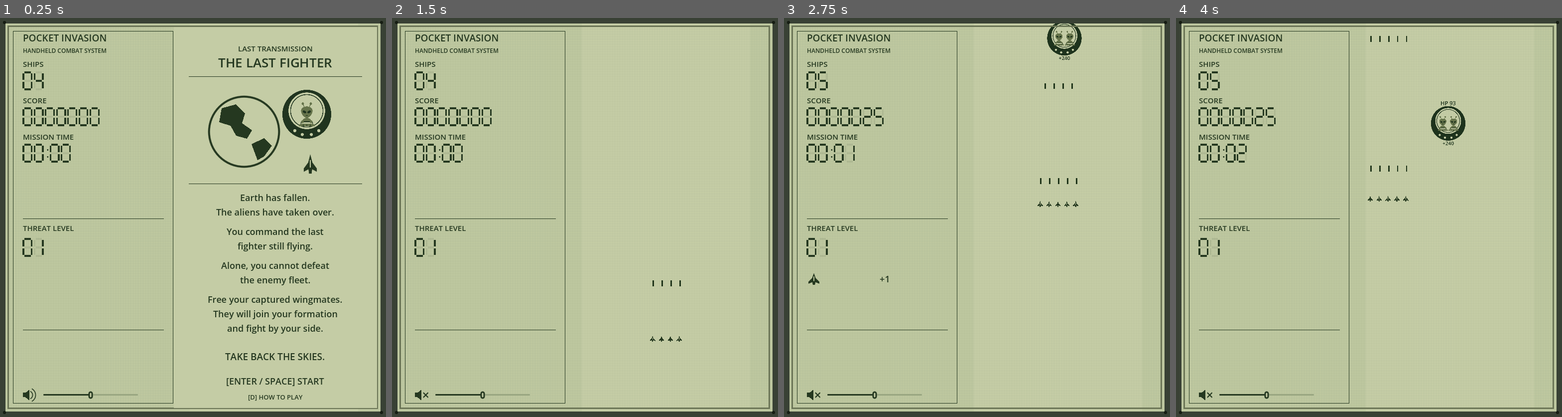
Above: before the commit, frames 1-4 (left to right).
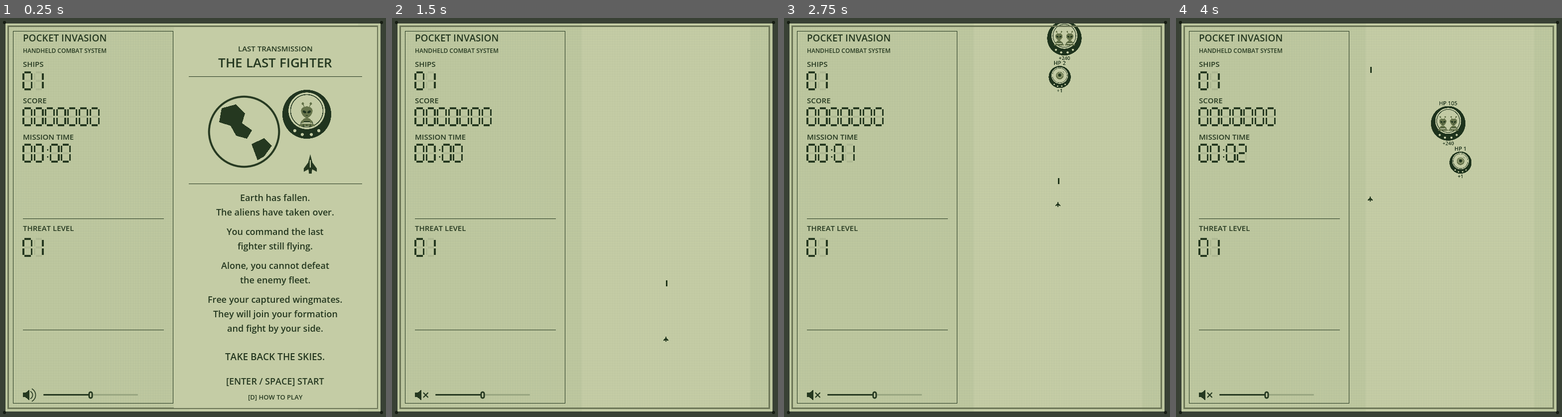
Above: after the commit, the same moments.

Repository: barmassimo/pocket-invasion
Game: Godot game, scene res://scenes/main.tscn
The game is run twice, just before and just after one commit, with the same random seed, the same clock (stepped at 60 frames per second) and the same inputs.
Inputs (mouse positions are in pixels of both pictures, inside the frame that each line leads up to):
- Up to frame 1 (0.25 s): no input
- Up to frame 2 (1.5 s): click (422, 393) at 0.5 s; tap Enter at 1.25, 1.35 s; move the mouse to (565, 297) at 1.27 s; hold W from 1.28 s (still down); click (565, 297) at 1.42 s
- Up to frame 3 (2.75 s): keep holding W; tap Space at 1.52, 1.55, 1.82, 2.1, 2.27, 2.57 s; move the mouse to (1092, 277) at 2.02 s; tap Enter at 2.3 s
- Up to frame 4 (4 s): move the mouse to (1253, 157) at 2.77 s; release W at 2.78 s; hold Left from 2.78 s (still down); tap Enter at 2.85, 3.8 s; tap Space at 3.05, 3.77 s; move the mouse to (1388, 217) at 3.52 s; tap Ctrl at 3.6 s; click (1388, 217) at 3.67 s

The runs differ from the first frame. In frame 1, less than 0.1% of the frame differs, in the area x 8-11%, y 13-16%; in frame 2, less than 0.1%; in frame 3, 0.4%; in frame 4, 0.4%, in the area x 8-77%, y 4-46%.

Commit message:
Start with a lone fighter and widen large fleets

Diff:
--- a/game/scripts/checks.gd
+++ b/game/scripts/checks.gd
@@ -209,13 +209,33 @@
 	for time: float in [0.0, 89.99, 90.0, 180.0, 270.0, 1800.0]:
 		game.reset_run(true, 123)
 		game.elapsed = time
-		for i: int in range(120):
+		for i: int in range(124 - Rules.START_SOLDIERS):
 			game.add_soldier()
 		game.arrange()
 		limits_valid = limits_valid and game.squad.size() == 124 and game.soldier_batches[0].multimesh.visible_instance_count == 124
 	check(limits_valid, "Fleet grows beyond 48 with every ship rendered at all survival times")
-	game.reset_run(true, 123)
-	check(game.squad.size() == Rules.START_SOLDIERS and game.elapsed == 0.0 and Rules.difficulty_time(game.elapsed) == 60.0 and Rules.threat_level(game.elapsed) == 1, "Restart restores four ships, internal level two and displayed level one")
+	check(Rules.formation_columns(32) == 8 and Rules.formation_columns(33) == 9 and Rules.formation_columns(40) == 9 and Rules.formation_columns(41) == 10, "Formation starts widening above 32 ships, adding a column per eight reinforcements")
+	var widening_valid: bool = true
+	var previous_limit: float = Rules.movement_limit(32)
+	for count: int in range(33, 257):
+		var limit: float = Rules.movement_limit(count)
+		widening_valid = widening_valid and limit > 0.0 and limit <= previous_limit
+		for offset: Vector3 in Rules.offsets(count):
+			widening_valid = widening_valid and absf(offset.x) + limit + 0.3 <= Rules.ROAD_HALF + 0.00001
+		previous_limit = limit
+	check(widening_valid and Rules.movement_limit(64) < Rules.movement_limit(32), "Growing fleets lose lateral escape room while every ship stays inside the course")
+	game.reset_run(true, 123)
+	for i: int in range(41 - Rules.START_SOLDIERS):
+		game.add_soldier()
+	game.player_x = Rules.movement_limit(32)
+	game.arrange()
+	check(is_equal_approx(game.player_x, Rules.movement_limit(41)), "Widening after reinforcements clamps the fleet back inside the border")
+	while game.squad.size() > 32:
+		game.squad.pop_back().free()
+	game.arrange()
+	check(Rules.formation_columns(game.squad.size()) == 8 and Rules.movement_limit(32) > Rules.movement_limit(41), "Losses below the threshold restore compact width and lateral escape room")
+	game.reset_run(true, 123)
+	check(game.squad.size() == 1 and game.elapsed == 0.0 and Rules.difficulty_time(game.elapsed) == 60.0 and Rules.threat_level(game.elapsed) == 1, "Restart restores one lone ship, internal level two and displayed level one")
 	game.reset_run(true, 123)
 	var small: CourseTarget = game.spawn_target(-3, -4, 0, Rules.target_health(0, 20, 1.0, 0), Rules.target_reward(0, 0), 0)
 	var large: CourseTarget = game.spawn_target(3, -4, 0, Rules.target_health(0, 20, 1.0, 2), Rules.target_reward(0, 2), 2)
@@ -239,7 +259,7 @@
 	check(game.squad.size() == Rules.START_SOLDIERS + 4, "Destroying large reinforcement target grants its four-soldier reward")
 	game.reset_run(true, 123)
 	game.elapsed = 270.0
-	for i: int in range(44):
+	for i: int in range(48 - Rules.START_SOLDIERS):
 		game.add_soldier()
 	game.arrange()
 	var command: CourseTarget = game.spawn_target(0, -15, 0, 1, Rules.target_reward(0, 4), 4)
@@ -266,7 +286,7 @@
 	check(parallel, "Projectiles stay parallel even when a target is offset from the formation")
 	game.reset_run(true, 123)
 	game.spawn_clock = 999.0
-	for i: int in range(20):
+	for i: int in range(24 - Rules.START_SOLDIERS):
 		game.add_soldier()
 	game.arrange()
 	game.spawn_target(0, -24, 2, Rules.target_health(2, Rules.difficulty_time(0), 1.15, 2), 160, 2)
@@ -352,7 +372,7 @@
 	send_key(KEY_W, true)
 	game._physics_process(0.2)
 	send_key(KEY_W, false)
-	check(game.squad.size() == 3, "Moving forward through a threat removes the crossed ship, without a safe player line")
+	check(game.squad.is_empty() and not game.running, "Flying the lone starting ship through a threat ends the run")
 	check(Rules.shot_fraction(Vector3(0.45, 0, 0.45), Vector3(0.45, 0, 0.45), Vector3.ZERO, Vector2(0.5, 0.5)) == INF, "Empty corners of rounded hulls do not register a false hit")
 	check(is_equal_approx(Rules.shot_fraction(Vector3(0, 0, 2), Vector3(0, 0, -2), Vector3.ZERO, Vector2(1, 0.5), 0.0), 0.375), "Fast shots enter an ellipse at its visible boundary")
 	check(Rules.shot_fraction(Vector3.ZERO, Vector3.ZERO, Vector3.ZERO, Vector2.ONE) == 0.0, "Stationary contact inside a rounded hull is detected")
@@ -379,16 +399,22 @@
 	game.advance_bullets(1.0)
 	check(distant.hp == 9 and game.bullets.is_empty(), "Shots reach distant targets beyond the removed range limit")
 	game.reset_run()
+	for i: int in range(4 - Rules.START_SOLDIERS):
+		game.add_soldier()
+	game.arrange()
 	var threat: CourseTarget = game.spawn_target(4.7, 5, 1, 100, 20)
 	game.resolve_contacts()
-	check(game.squad.size() == Rules.START_SOLDIERS, "Missed target outside formation causes no losses")
+	check(game.squad.size() == 4, "Missed target outside formation causes no losses")
 	threat.position.x = game.squad[0].position.x
 	threat.previous_x = threat.position.x
 	threat.half = Vector2(0.05, 0.05)
 	game.resolve_contacts()
-	check(game.squad.size() == Rules.START_SOLDIERS - 1, "Contact removes only touched soldier")
+	check(game.squad.size() == 3, "Contact removes only touched soldier")
 	check(game.squad[0].position.x > -1.45, "Formation compacts after casualty")
 	game.reset_run(true, 123)
+	for i: int in range(4 - Rules.START_SOLDIERS):
+		game.add_soldier()
+	game.arrange()
 	var fast: CourseTarget = game.spawn_target(game.squad[0].position.x, 10, 1, 100, 20)
 	fast.previous_z = 0.0
 	fast.half = Vector2(0.05, 0.05)
@@ -399,7 +425,7 @@
 	game._physics_process(0.016)
 	check(game.squad.is_empty() and not game.running and game.message.text.begins_with("FLEET LOST"), "Zero ships ends run")
 	game.reset_run()
-	check(game.squad.size() == Rules.START_SOLDIERS and game.ta …(306 unchanged characters)… [0].multimesh.visible_instance_count == 4, "Restart clears run state, flight position, movement history and rendered instances")
+	check(game.squad.size() == Rules.START_SOLDIERS and game.ta …(306 unchanged characters)… [0].multimesh.visible_instance_count == 1, "Restart clears run state, flight position, movement history and rendered instances")
 	game.elapsed = 59.99
 	game._physics_process(0.016)
 	check(game.running and game.elapsed > 60.0 and game.message.text.is_empty(), "Passing one minute never ends the run")
@@ -419,7 +445,7 @@
 	check(not game.running and game.message.text.begins_with("PAUSED"), "Pause works beyond the former time limit")
 	game.reset_run()
 	game.elapsed = 270.0
-	for i: int in range(120):
+	for i: int in range(124 - Rules.START_SOLDIERS):
 		game.add_soldier()
 	game.arrange()
 	check(game.squad.size() == 124, "All reinforcements are retained beyond the former capacity")
--- a/game/scripts/invasion_rules.gd
+++ b/game/scripts/invasion_rules.gd
@@ -1,11 +1,15 @@
 class_name InvasionRules
 extends RefCounted
 
-const START_SOLDIERS: int = 4
+const START_SOLDIERS: int = 1
+const SHOT_RATE_REFERENCE_COUNT: int = 4
 const ROAD_HALF: float = 5.5
 const CAMERA_POSITION := Vector3(0, 21, 11.8)
 const CAMERA_FOCUS := Vector3(0, 0, -8.2)
 const SPACING: float = 0.58
+const WIDE_FORMATION_THRESHOLD: int = 32
+const SHIPS_PER_EXTRA_COLUMN: int = 8
+const MAX_FORMATION_COLUMNS: int = 20
 const SHOT_INTERVAL: float = 0.45
 const MAX_BULLETS: int = 768
 const START_DIFFICULTY_SECONDS: float = 60.0
@@ -43,7 +47,7 @@
 	return 1
 
 static func shot_interval(count: int) -> float:
-	return maxf(0.20, SHOT_INTERVAL / sqrt(maxf(1.0, float(count) / START_SOLDIERS)))
+	return maxf(0.20, SHOT_INTERVAL / sqrt(maxf(1.0, float(count) / SHOT_RATE_REFERENCE_COUNT)))
 
 static func encounter_pressure(elapsed: float) -> float:
 	var minutes: float = maxf(0.0, elapsed) / 60.0
@@ -66,7 +70,11 @@
 	return result
 
 static func formation_columns(count: int) -> int:
-	return 6 if count <= 24 else 8
+	if count <= 24:
+		return 6
+	# Large fleets trade lateral escape room for more firing columns.
+	var extra: int = ceili(float(maxi(0, count - WIDE_FORMATION_THRESHOLD)) / SHIPS_PER_EXTRA_COLUMN)
+	return mini(8 + extra, MAX_FORMATION_COLUMNS)
 
 static func formation_spacing(count: int) -> Vector2:
 	if count <= 24:
